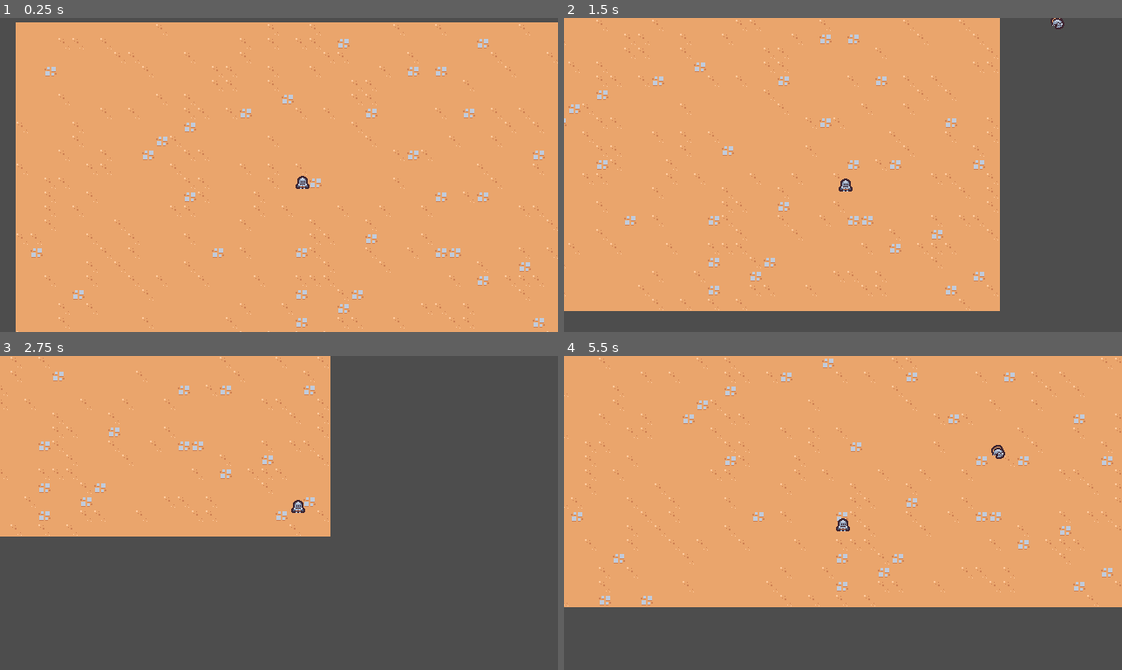
Above: before the commit, frames 1-4 (two rows, left to right).
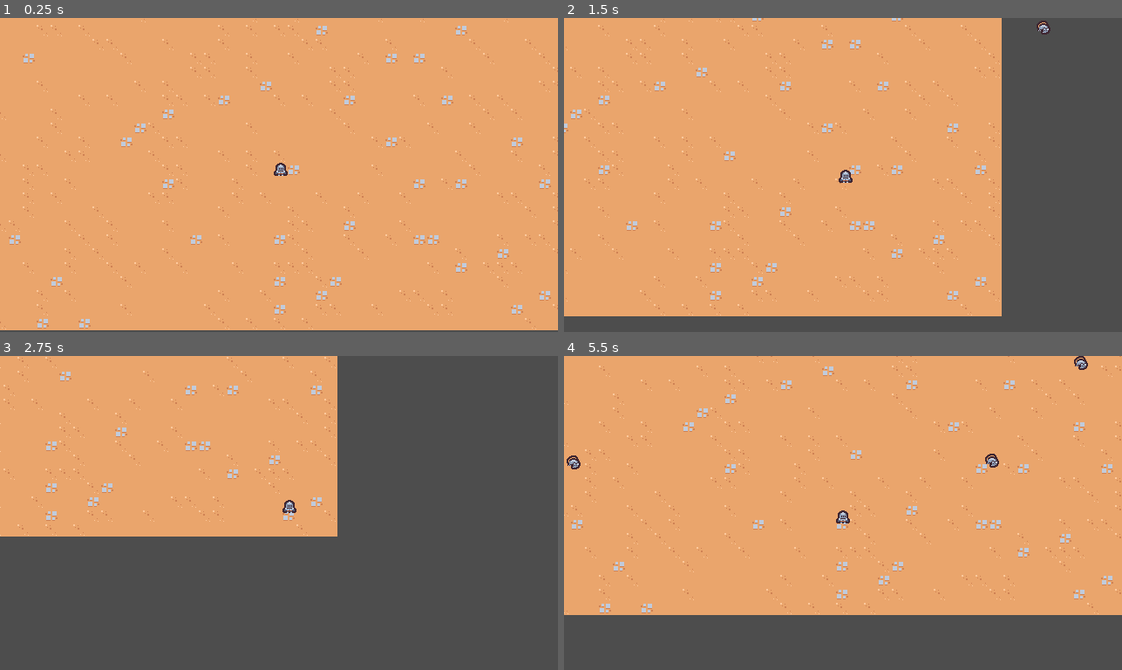
Above: after the commit, the same moments.

Repository: SugarF0x/2D-survivor-course
Game: Godot game, scene res://scenes/main/main.tscn
Same seed, same stepped clock (60 frames per second), same inputs: the game is played once before the commit and once after it.
Inputs:
- Up to frame 1 (0.25 s): no input
- Up to frame 2 (1.5 s): hold D (move_right) 0.53-1.28 s; hold S (move_down) from 1.28 s (still down)
- Up to frame 3 (2.75 s): release S (move_down) at 2.03 s; hold D (move_right) from 2.03 s (still down)
- Up to frame 4 (5.5 s): release D (move_right) at 2.78 s; hold W (move_up) 2.78-3.53 s; hold A (move_left) 3.53-5.03 s; hold S (move_down) from 5.03 s (still down)

The runs differ from the first frame. In frame 1, 9.3% of the frame differs, in the area x 0-100%, y 0-100%; in frame 2, 5.3%; in frame 3, 2.5%; in frame 4, 6.5%.

Commit message:
smooth camera & add player acceleration

Diff:
--- a/scenes/game_camera/game_camera.gd
+++ b/scenes/game_camera/game_camera.gd
@@ -10,7 +10,7 @@
 # Called every frame. 'delta' is the elapsed time since the previous frame.
 func _process(delta):
 	aquire_target()
-	global_position = global_position.lerp(target_position, 1.0 - exp(-delta * 10))
+	global_position = global_position.lerp(target_position, 1.0 - exp(-delta * 20))
 
 func aquire_target():
 	var player_nodes = get_tree().get_nodes_in_group("player")
--- a/scenes/player/player.gd
+++ b/scenes/player/player.gd
@@ -1,6 +1,7 @@
 extends CharacterBody2D
 
 const MAX_SPEED = 200
+const ACCELERATION_SMOOTHING = 10
 
 
 # Called when the node enters the scene tree for the first time.
@@ -11,7 +12,10 @@
 # Called every frame. 'delta' is the elapsed time since the previous frame.
 func _process(delta):
 	var direction = get_movement_vector().normalized()
-	velocity = direction * MAX_SPEED
+	var target_velocity = direction * MAX_SPEED
+
+	velocity = velocity.lerp(target_velocity, 1 - exp(-delta * ACCELERATION_SMOOTHING))
+
 	move_and_slide()
 
 
